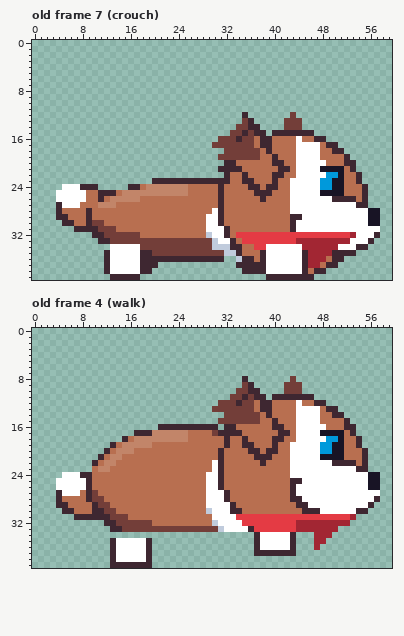
Pixel-art file: art/antagonists/dog-antagonist.aseprite. Above, as it was before the edit.
60x40 pixels, 15 frames. Shown: old frame 7 (crouch), old frame 4 (walk). The commit also changed other frames, which this record leaves out.
Now the later version:
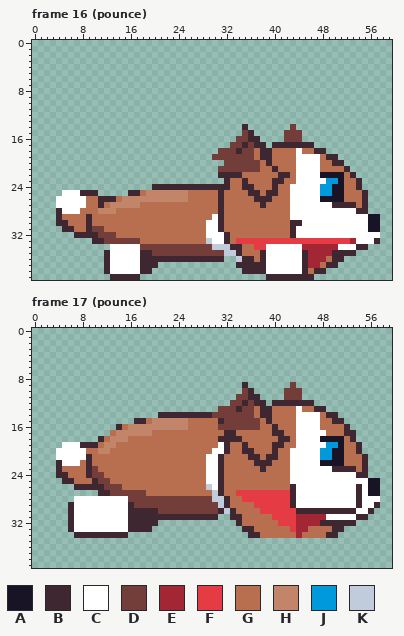
Palette (. is transparent): A #181425  B #3e2731  C #ffffff  D #733e39  E #a22633  F #e43b44  G #b86f50  H #c28569  J #0099db  K #c0cbdc
A new or re-ordered frame is compared with the old frame closest to it.
The author wrote: Add Archie leaping pounce art cycle
From old to new:
frames 15 -> 19
Changed rows in their new state; - is an unchanged pixel.
Frame 16 (pounce) is new; against old frame 7 (crouch):
first column x 4:
12 -------------------------------.-------.--------------
13 -------------------------------..-----...-------------
14 ------------------------------.B..----.-.-------------
15 -----------------------------..DB..-..DDD..-----------
16 ---------------------------...D-BB....DDD....---------
17 --------------------------...--B-B-.BBBBBBB....-------
18 ---------------------------D--B--GB------GGBB...------
19 --------------------------D------GBBG--------BB..-----
20 ----------------------------DDDDDD-BGG------G-BB..----
21 ---------------------------DDDDDDD--BGG-----GGGGB.----
22 ---------------------------B-BBG----G-B-----AAA--B.---
23 ----------------............----G----B-G----C-J-------
24 -......-----....BBBBBBBBBBB-B--B-G-G--------------B.--
25 .---BBB.....BBG-----------------B-G-B-------JJ--------
26 --------BBG---HHHHHHHH-----------B-B--------AAAAGG----
27 C---C--BG-HHHH--------------------B-----------BBBBG---
28 -CCC-G-HHH----------------G-----------------------BB..
29 -G-----------------------G-------------CC-------------
30 B-G---GG--------------------------------B-------------
31 -BBGG-D-GG-----------------BG-----------------------AA
32 ---BBB-D--GGGG-----------C----GGGGGGGGGBCCCCCCCCCC---C
33 ------B-D-----GGGGGGGGGGGKC-BGF---------FFFFFFFFFE--CB
Frame 17 (pounce) is new; against old frame 4 (walk):
first column x 4:
 8 -------------------------------.-------.--------------
 9 -------------------------------B.-----.-.-------------
10 ------------------------------.--.--------------------
11 -----------------------------.-DB-.-..DDD..-----------
12 ---------------------------..-DB-B-.BBBBBBB..---------
13 --------------------------.---B----------GGBB..-------
14 -----------------BBBBBBBBBDD-----GB----------B-.------
15 -------------BBGHHHHHHGGGGGB-------BG---------BB.-----
16 ----------BGHHHHHHHHHHGGGGGDDDDDDD---G------G----.----
17 ---------GHHHHHHGGGGGG----GG--G-----B-G-----CGGGB-----
18 -------BGHHH-GGGGGGGGG-----B-BBG----G-B-----AAA--B.---
19 -CCCBBBGHH-GGGGG-----------C----G----B-G----C-J-------
20 CCCCCGGHH-GGG-------------CCB--B-G-G--------------B.--
21 CCCCCBGG-GG--------------CC-----B-G-B-------JJ--------
22 BCCCGBG-GG---------------C-------B-B--------AAAAGG----
23 BGGGGBDGG----------------C--------B-----------BBBBG---
24 BBGGG-DD------------------------------------------BB..
25 .BBGGGBDD------------------------------CC-------------
26 ...BB-BBDDD--------------K------------------------B---
27 .......BBDDDDDD----------GKBG-FFFFFFFFF-----------B-AA
28 ...CCCCCCCCCDDDDDDDDDDDDDDKK---FFFFFFFF-C---------B--C
29 ..BCCCCCCCCCBDDDDDDDDDDDDDDKBG---FFFFFFBCC--------B-CB
30 -.-CCCCCCCCCBBBBBDDDDDDDDDDBK-G---FFFFFFB---BBBBBBCCB-
31 --BCCCCCCCCCBBBBBBBBBBBBBBB..BBGGGGG----EEEEECCCCCBB--
32 --BCCCCCCCCCBBBBB.............BGGGGGG-------BBBBBB----
33 --BCCCCCCCCCBBBB...............B-GGGGGG---GGGGBB------
34 ---BBBBBBBBB--------------------B-GGGGGGEGGGGBB-------
35 ---------.......-----------------.......---..---------
36 ---------.......-----------------.......---.----------
37 ---------.......-----------------.......--------------
38 ---------.......--------------------------------------
39 ---------.......--------------------------------------
Boxes around the changes in both pictures, in picture pixels (x1, y1, x2, y2):
changed: (56, 112, 380, 244)
changed: (56, 376, 380, 568)
